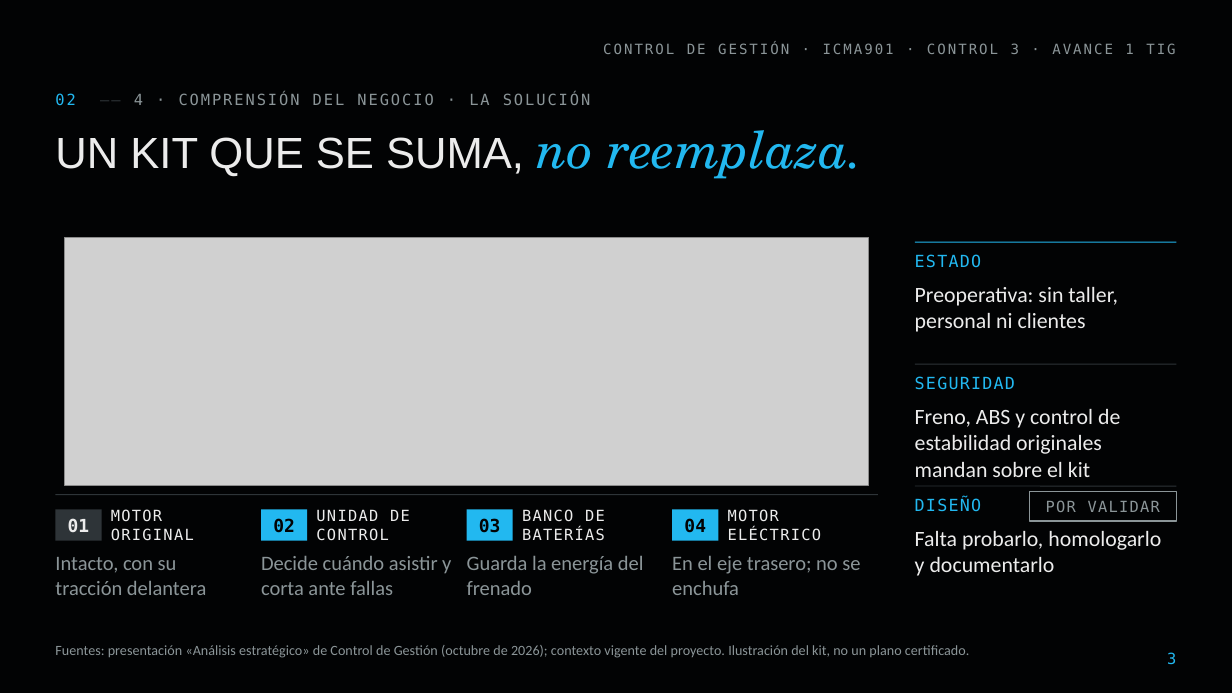
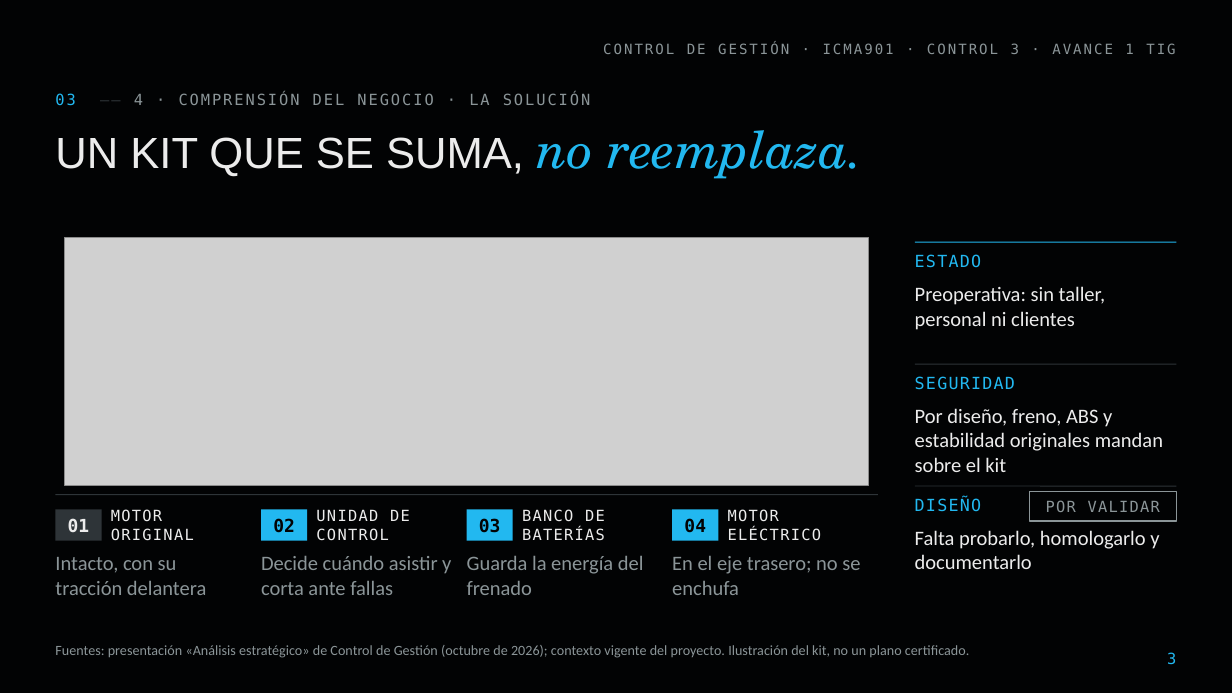
Before and after one commit to diegoaam0109-ux/lumine, a slide deck: slide 3 of control-3/Lumine_Control3_Avance1_TIG.pptx. Drawn at 1232x693 pixels with LibreOffice and Linux fonts; fonts in the diff are those of the drawing; grey boxes stand for pictures; background and template pictures are left out. Boxes give left, top, right and bottom in pixels: in the first picture for what was removed or moved away, otherwise in the second. Text is boxed around its words. In the diff, an @@ line names an element or a change of style, - is before the commit and + after.

```diff
--- a/control-3/Lumine_Control3_Avance1_TIG.pptx
+++ b/control-3/Lumine_Control3_Avance1_TIG.pptx
@@ text at box(55, 92, 591, 106): text changed @@
-02 —— 4 · COMPRENSIÓN DEL NEGOCIO · LA SOLUCIÓN
+03 —— 4 · COMPRENSIÓN DEL NEGOCIO · LA SOLUCIÓN
@@ text "Preoperativa: sin taller, personal ni ..." at box(915, 286, 1105, 330): size 17 to 16 pt @@
@@ text at box(915, 408, 1163, 472): text changed; size 17 to 16 pt @@
-Freno, ABS y control de estabilidad originales mandan sobre el kit
+Por diseño, freno, ABS y estabilidad originales mandan sobre el kit
@@ text "Falta probarlo, homologarlo y documentarlo" at box(915, 530, 1159, 569): size 17 to 16 pt @@
```
Also in this commit, not shown: 17 other slides changed, 13 other files.
